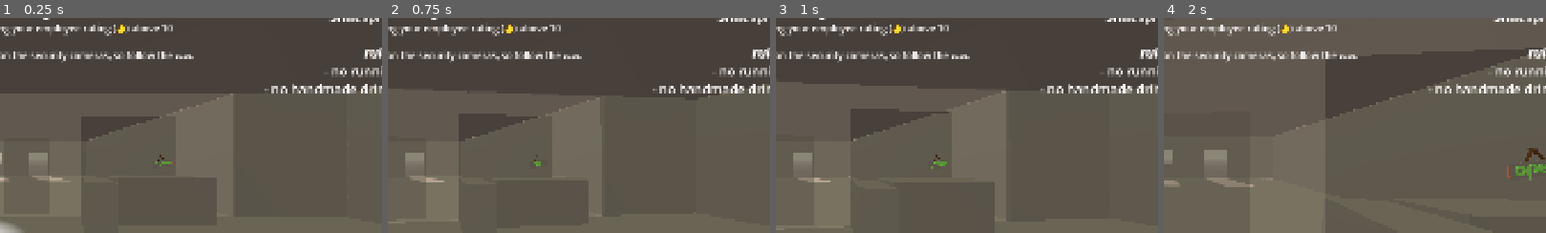
Above: before the commit, frames 1-4 (left to right).
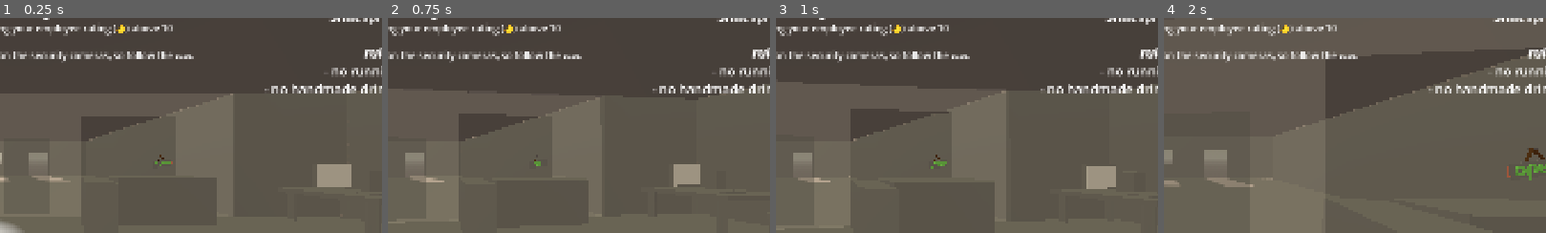
Above: after the commit, the same moments.

Repository: Sunday-Studio-Team/cafe
Game: Godot game, scene res://main.tscn
The game is run twice, just before and just after one commit, with the same random seed, the same clock (stepped at 60 frames per second) and the same inputs.
Inputs (mouse positions are % of the whole screen's width and height, from its top left):
- Up to frame 1 (0.25 s): no input
- Up to frame 2 (0.75 s): move the mouse to (55, 50) at 0.52 s; hold W (move_forward) from 0.53 s (still down); hold E (interact) from 0.53 s (still down)
- Up to frame 3 (1 s): keep holding W (move_forward); keep holding E (interact)
- Up to frame 4 (2 s): keep holding W (move_forward); move the mouse to (45, 50) at 1.27 s; release E (interact) at 1.28 s; tap Shift (sprint) at 1.35 s
The pictures show only the part of the screen within x 46-96%, y 17-67%; the shares and areas given below are measured in that part.

The runs differ from the first frame. In frame 1, 1.0% of the frame differs, in the area x 83-92%, y 68-79%; in frame 2, 0.7%; in frame 3, 0.8%; in frame 4, nothing differs.

Commit message:
add placeholder desk model
not sure where to put this

but think i'll start making a prototype of the email thing with this

Diff:
--- /dev/null
+++ b/godot/desk.tscn
@@ -0,0 +1,127 @@
+[gd_scene format=3 uid="uid://dhmqo5yinqk0t"]
+
+[sub_resource type="BoxMesh" id="BoxMesh_r42xq"]
+size = Vector3(1.5, 0.1, 1)
+
+[sub_resource type="CylinderMesh" id="CylinderMesh_ep8l3"]
+top_radius = 0.05
+bottom_radius = 0.05
+height = 0.7
+
+[sub_resource type="CylinderMesh" id="CylinderMesh_r42xq"]
+top_radius = 0.25
+bottom_radius = 0.25
+height = 0.1
+
+[sub_resource type="BoxMesh" id="BoxMesh_ep8l3"]
+size = Vector3(0.5, 0.5, 0.05)
+
+[sub_resource type="CylinderMesh" id="CylinderMesh_t5y75"]
+top_radius = 0.05
+bottom_radius = 0.05
+height = 0.5
+
+[sub_resource type="BoxMesh" id="BoxMesh_t5y75"]
+size = Vector3(0.4, 0.25, 0.25)
+
+[sub_resource type="BoxMesh" id="BoxMesh_se7ci"]
+size = Vector3(0.75, 0.5, 0.05)
+
+[sub_resource type="StandardMaterial3D" id="StandardMaterial3D_r42xq"]
+
+[sub_resource type="BoxMesh" id="BoxMesh_lrwc4"]
+material = SubResource("StandardMaterial3D_r42xq")
+size = Vector3(0.725, 0.475, 0.01)
+
+[sub_resource type="BoxMesh" id="BoxMesh_tm3w8"]
+size = Vector3(0.4, 0.025, 0.2)
+
+[sub_resource type="BoxMesh" id="BoxMesh_r8wvv"]
+size = Vector3(0.1, 0.025, 0.075)
+
+[sub_resource type="BoxShape3D" id="BoxShape3D_r42xq"]
+size = Vector3(1.49, 1, 1.01)
+
+[sub_resource type="BoxShape3D" id="BoxShape3D_ep8l3"]
+size = Vector3(0.5, 1, 0.5)
+
+[node name="Desk" type="StaticBody3D" unique_id=1519674799]
+
+[node name="Table" type="MeshInstance3D" parent="." unique_id=297491436]
+transform = Transform3D(1, 0, 0, 0, 1, 0, 0, 0, 1, 0, 0.7, 0)
+mesh = SubResource("BoxMesh_r42xq")
+
+[node name="Leg" type="MeshInstance3D" parent="Table" unique_id=586339268]
+transform = Transform3D(1, 0, 0, 0, 1, 0, 0, 0, 1, -0.6, -0.3, 0.4)
+mesh = SubResource("CylinderMesh_ep8l3")
+
+[node name="Leg2" type="MeshInstance3D" parent="Table" unique_id=1787574776]
+transform = Transform3D(1, 0, 0, 0, 1, 0, 0, 0, 1, -0.6, -0.3, -0.4)
+mesh = SubResource("CylinderMesh_ep8l3")
+
+[node name="Leg3" type="MeshInstance3D" parent="Table" unique_id=405996757]
+transform = Transform3D(1, 0, 0, 0, 1, 0, 0, 0, 1, 0.6, -0.3, 0.4)
+mesh = SubResource("CylinderMesh_ep8l3")
+
+[node name="Leg4" type="MeshInstance3D" parent="Table" unique_id=1099823778]
+transform = Transform3D(1, 0, 0, 0, 1, 0, 0, 0, 1, 0.6, -0.3, -0.4)
+mesh = SubResource("CylinderMesh_ep8l3")
+
+[node name="Chair" type="MeshInstance3D" parent="." unique_id=1908694284]
+transform = Transform3D(1, 0, 0, 0, 1, 0, 0, 0, 1, 0, 0.4, 0.8)
+mesh = SubResource("CylinderMesh_r42xq")
+
+[node name="Back" type="MeshInstance3D" parent="Chair" unique_id=479097061]
+transform = Transform3D(1, 0, 0, 0, 1, 0, 0, 0, 1, 0, 0.29514572, 0.21275967)
+mesh = SubResource("BoxMesh_ep8l3")
+
+[node name="Leg" type="MeshInstance3D" parent="Chair" unique_id=1645086392]
+transform = Transform3D(1, 0, 0, 0, 1, 0, 0, 0, 1, -0.100000024, -0.20911375, -0.16314512)
+mesh = SubResource("CylinderMesh_t5y75")
+
+[node name="Leg2" type="MeshInstance3D" parent="Chair" unique_id=418650304]
+transform = Transform3D(1, 0, 0, 0, 1, 0, 0, 0, 1, -0.100000024, -0.20911375, 0.15568203)
+mesh = SubResource("CylinderMesh_t5y75")
+
+[node name="Leg3" type="MeshInstance3D" parent="Chair" unique_id=1436348519]
+transform = Transform3D(1, 0, 0, 0, 1, 0, 0, 0, 1, 0.16004726, -0.20911375, -0.16314512)
+mesh = SubResource("CylinderMesh_t5y75")
+
+[node name="Leg4" type="MeshInstance3D" parent="Chair" unique_id=1674519016]
+transform = Transform3D(1, 0, 0, 0, 1, 0, 0, 0, 1, 0.16004726, -0.20911375, 0.15568203)
+mesh = SubResource("CylinderMesh_t5y75")
+
+[node name="Pc" type="MeshInstance3D" parent="." unique_id=1761426732]
+transform = Transform3D(-4.371139e-08, 1, 0, -1, -4.371139e-08, 0, 0, 0, 1, 0.54897773, 0.9479301, -0.19627096)
+mesh = SubResource("BoxMesh_t5y75")
+
+[node name="Monitor" type="MeshInstance3D" parent="." unique_id=218762248]
+transform = Transform3D(1, 0, 0, 0, 1, 0, 0, 0, 1, 0, 1.04603, -0.24978215)
+mesh = SubResource("BoxMesh_se7ci")
+
+[node name="Screen" type="MeshInstance3D" parent="Monitor" unique_id=1353284685]
+transform = Transform3D(1, 0, 0, 0, 1, 0, 0, 0, 1, 0, 0, 0.027276814)
+mesh = SubResource("BoxMesh_lrwc4")
+
+[node name="Kb" type="MeshInstance3D" parent="." unique_id=1232282383]
+transform = Transform3D(0.9994531, 0, -0.033067957, 0, 1, 0, 0.033067957, 0, 0.9994531, -0.1077013, 0.75940037, 0.23132479)
+mesh = SubResource("BoxMesh_tm3w8")
+
+[node name="Mouse" type="MeshInstance3D" parent="." unique_id=1146626200]
+transform = Transform3D(-0.25881904, 0, 0.9659258, 0, 1, 0, -0.9659258, 0, -0.25881904, 0.26438224, 0.7647054, 0.2208913)
+mesh = SubResource("BoxMesh_r8wvv")
+
+[node name="CollisionShape3D" type="CollisionShape3D" parent="." unique_id=302117327]
+transform = Transform3D(1, 0, 0, 0, 1, 0, 0, 0, 1, 0, 0.52379656, -0.0031053424)
+shape = SubResource("BoxShape3D_r42xq")
+
+[node name="CollisionShape3D2" type="CollisionShape3D" parent="." unique_id=487393276]
+transform = Transform3D(1, 0, 0, 0, 1, 0, 0, 0, 1, 0, 0.43864143, 0.8150705)
+shape = SubResource("BoxShape3D_ep8l3")
+
+[node name="SpotLight3D" type="SpotLight3D" parent="." unique_id=2044123886]
+transform = Transform3D(1, 0, 0, 0, -0.5000001, 0.8660254, 0, -0.8660254, -0.5000001, 0, 1.049428, -0.15851712)
+visible = false
+light_energy = 0.5
+shadow_enabled = true
+spot_angle = 75.0
--- a/godot/main.tscn
+++ b/godot/main.tscn
@@ -3,6 +3,7 @@
 [ext_resource type="Script" uid="uid://mncpikkcm8wd" path="res://main.gd" id="1_ig7tw"]
 [ext_resource type="PackedScene" uid="uid://cn12vpm4btpmx" path="res://machine.tscn" id="2_0xm2m"]
 [ext_resource type="PackedScene" uid="uid://dp7t0dh80ct1r" path="res://customer.tscn" id="3_h2yge"]
+[ext_resource type="PackedScene" uid="uid://dhmqo5yinqk0t" path="res://desk.tscn" id="3_vivmo"]
 [ext_resource type="PackedScene" uid="uid://c01lyg34g6sxd" path="res://player.tscn" id="4_1bvp3"]
 [ext_resource type="PackedScene" uid="uid://dm7kt8nyip6tb" path="res://window.tscn" id="4_272bh"]
 [ext_resource type="Script" uid="uid://mf7n2lw6ea0i" path="res://ui.gd" id="5_lquwl"]
@@ -164,6 +165,9 @@
 transform = Transform3D(1, 0, 0, 0, 1, 0, 0, 0, 1, 0.099999905, 1.5, -0.05000019)
 operation = 2
 size = Vector3(14.9, 2.9, 9)
+
+[node name="Desk" parent="Building" unique_id=1519674799 instance=ExtResource("3_vivmo")]
+transform = Transform3D(1, 0, 0, 0, 1, 0, 0, 0, 1, 6.583761, 0, 5)
 
 [node name="CustomerEntrySpot" type="Marker3D" parent="." unique_id=2097310311]
 transform = Transform3D(1, 0, 0, 0, 1, 0, 0, 0, 1, 1.5, 0, -3)
